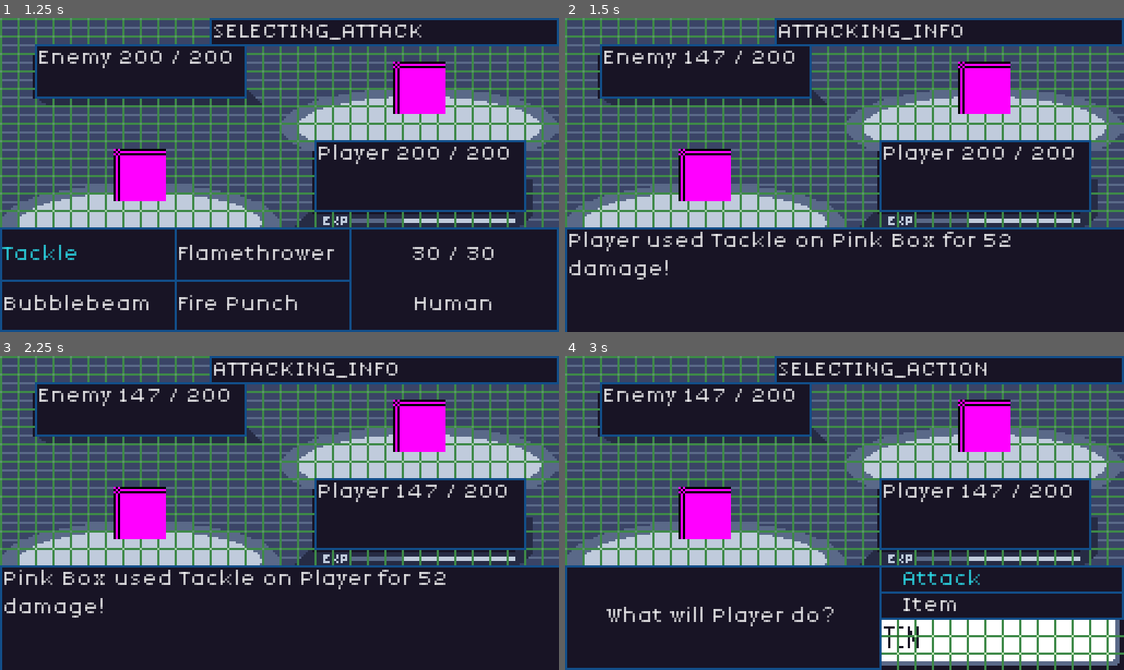
Above: before the commit, frames 1-4 (two rows, left to right).
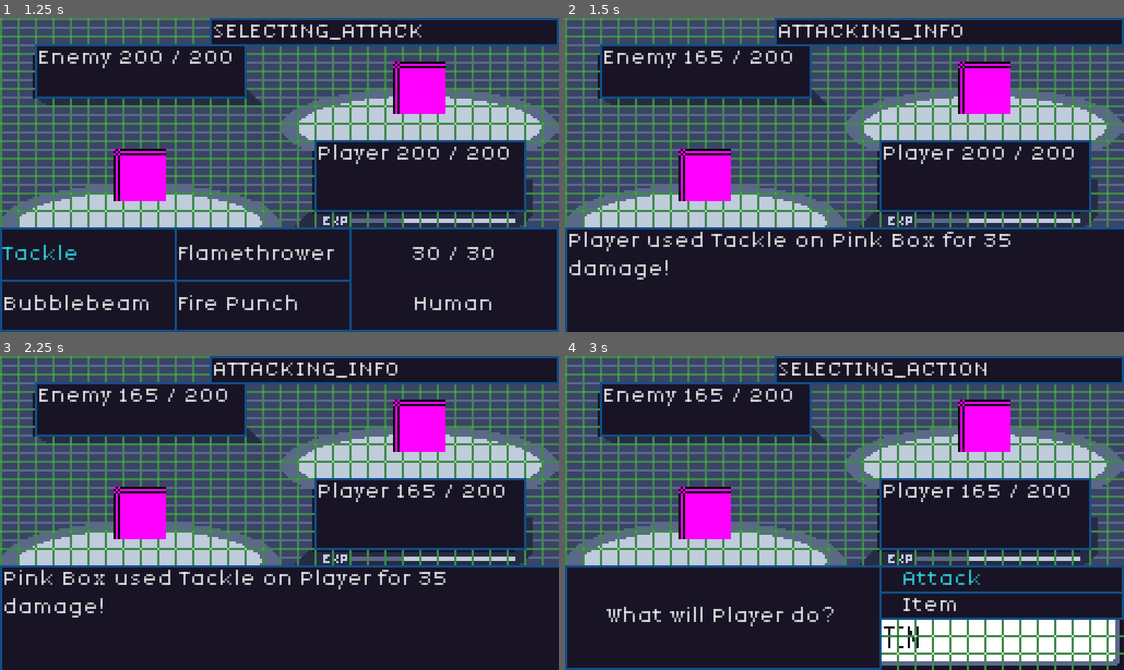
Above: after the commit, the same moments.

Repository: JakeTaussig/rpg-rougelike
Game: Godot game, scene res://scenes/battle.tscn
The game is run twice, just before and just after one commit, with the same random seed, the same clock (stepped at 60 frames per second) and the same inputs.
Inputs:
- Up to frame 1 (1.25 s): click "Attack" at 0.5 s
- Up to frame 2 (1.5 s): click "Tackle" at 1.25 s
- Up to frame 3 (2.25 s): click "Continue" at 2 s
- Up to frame 4 (3 s): click "Continue" at 2.75 s

Frame 1 is identical in both runs. In frame 2, 0.4% of the frame differs, in the area x 23-80%, y 10-73%; in frame 3, 0.7%, in the area x 23-91%, y 10-73%; in frame 4, 0.6%.

Commit message:
Changed player and enemy types

Diff:
--- a/scenes/battle.tscn
+++ b/scenes/battle.tscn
@@ -168,6 +168,7 @@
 position = Vector2(64, 72)
 max_hp = 200
 hp = 200
+type = 2
 
 [node name="Enemies" type="Node2D" parent="."]
 unique_name_in_owner = true
@@ -178,6 +179,7 @@
 character_name = "Pink Box"
 max_hp = 200
 hp = 200
+type = 1
 
 [node name="StateDisplay" type="Label" parent="."]
 unique_name_in_owner = true
